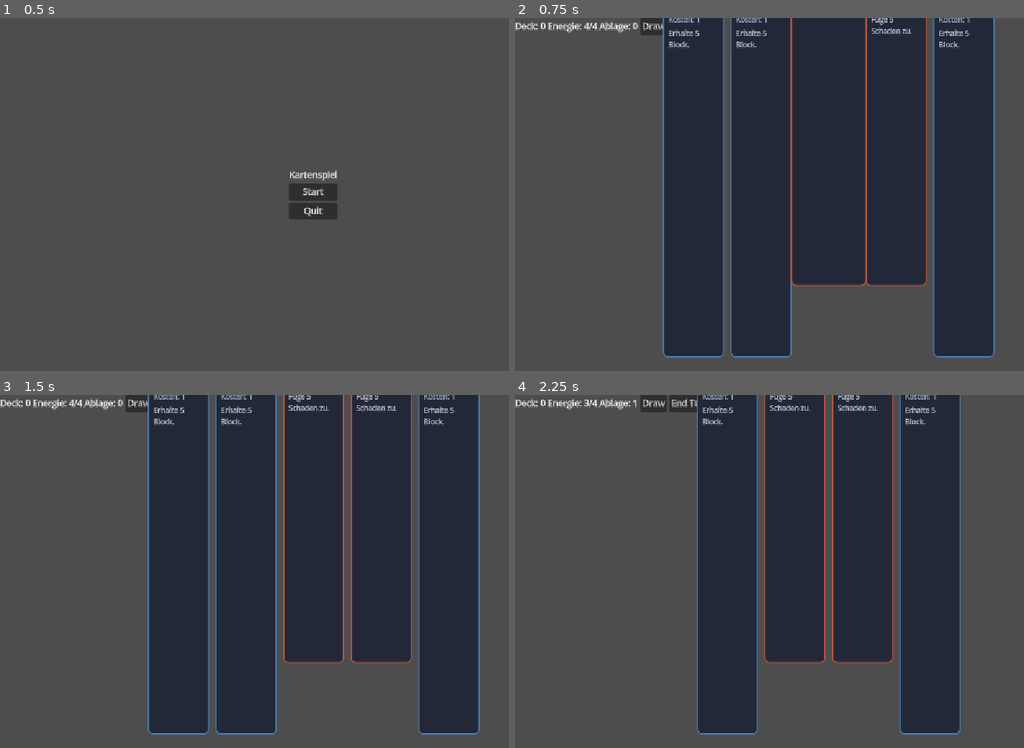
Above: before the commit, frames 1-4 (two rows, left to right).
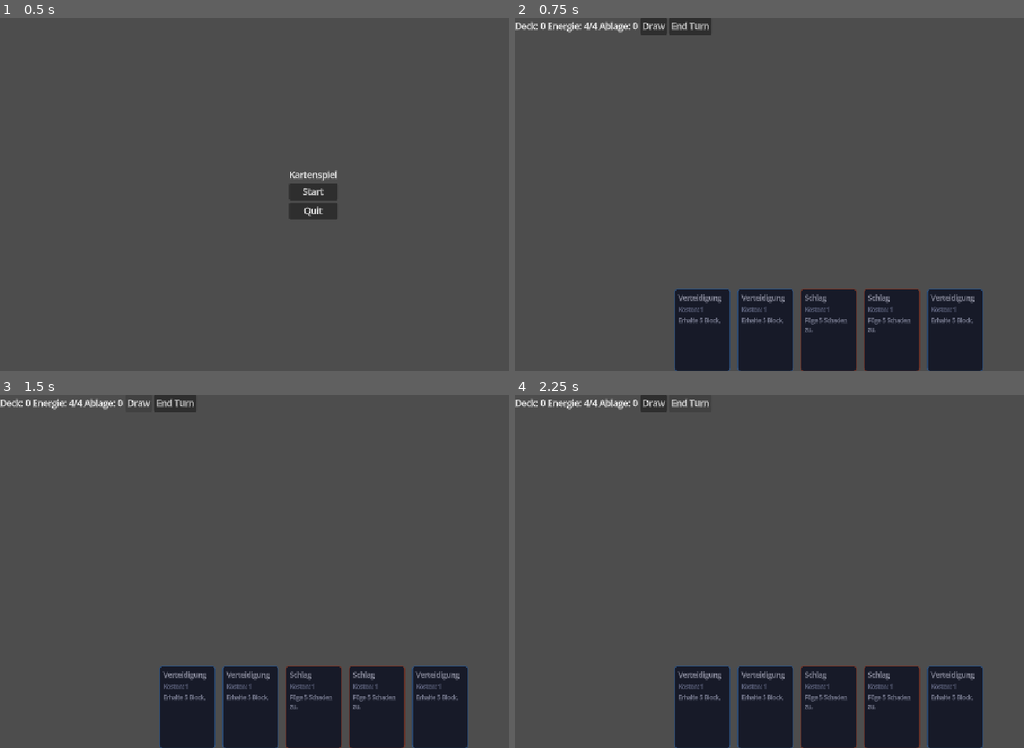
Above: after the commit, the same moments.

Repository: HelplessSneeker/Kartenspiel
Game: Godot game, scene res://scenes/ui/main_menu.tscn
The game is run twice, just before and just after one commit, with the same random seed, the same clock (stepped at 60 frames per second) and the same inputs.
Inputs:
- Up to frame 1 (0.5 s): no input
- Up to frame 2 (0.75 s): click "Start" at 0.5 s
- Up to frame 3 (1.5 s): click "Draw" at 1.25 s
- Up to frame 4 (2.25 s): click "End Turn" at 2 s

Frame 1 is identical in both runs. In frame 2, 57% of the frame differs, in the area x 28-95%, y 0-100%; in frame 3, 55%; in frame 4, 46%.

Commit message:
Feste Label-Breite zurueck: Karten waren ~690px hoch
Rolle einen Teil des letzten Commits zurueck. Das custom_minimum_size.x
auf TextLabel war kein Versehen, sondern ein Workaround - ich habe es
entfernt und damit das Problem zurueckgeholt, das es verhindert hat.

Ein Label mit autowrap meldet als Mindestbreite fast nichts, weil es
umbrechen kann. Godot rechnet die Mindesthoehe dann fuer diese winzige
Breite, also fuer maximal viele Zeilen: get_combined_minimum_size() gab
statt 190 rund 690 Pixel zurueck. hand.gd baut ihr Layout darauf auf,
also hingen die Karten ueber den halben Bildschirm.

Nebenwirkung war ausserdem, dass Karten unterschiedlich hoch wurden -
"Verteidigung" brach in zwei Zeilen um, "Schlag" nicht. Positioniert
werden aber alle nach _views[0].size, daher die versetzten Unterkanten.

Der echte Fehler im Original war nur, dass Label (120) und Karte (100)
nicht zusammenpassten. Jetzt: Karte 130x190, Labels 110 - exakt 110 plus
zweimal 10 content_margin aus dem Theme. Die Kopplung ist im Klassen-Doc
von card.gd dokumentiert, damit sie nicht nochmal wegoptimiert wird.

Breiter als vorher, damit "Verteidigung" in eine Zeile passt.

Co-Authored-By: Claude Opus 5 <noreply@anthropic.com>

Diff:
--- a/cards/card.gd
+++ b/cards/card.gd
@@ -1,5 +1,18 @@
 class_name CardView
 extends PanelContainer
+
+## Eine Karte auf der Hand.
+##
+## ACHTUNG, Kartenmasse haengen zusammen: die Labels in card.tscn haben
+## custom_minimum_size.x = 110, die Karte selbst 130 - das ist 110 plus die
+## zweimal 10 content_margin aus dem Theme. Diese Zahlen muessen zueinander
+## passen, und die Label-Breite darf nicht "aufgeraeumt" werden.
+##
+## Grund: ein Label mit autowrap meldet als Mindestbreite fast nichts, weil es
+## ja umbrechen kann. Godot rechnet die Mindesthoehe dann fuer genau diese
+## winzige Breite aus, also fuer maximal viele Zeilen. Ohne feste Label-Breite
+## meldet die Karte statt 190 rund 690 Pixel Hoehe - und hand.gd baut ihr
+## Layout auf genau diesem Wert auf.
 
 ## Wird gefeuert, wenn auf diese Karte geklickt wird.
 ## Die Karte selbst weiss nicht, was "spielen" bedeutet - das entscheidet game.gd.
--- a/cards/card.tscn
+++ b/cards/card.tscn
@@ -3,7 +3,7 @@
 [ext_resource type="Script" uid="uid://bs3yqbfecyowa" path="res://cards/card.gd" id="1_ivai2"]
 
 [node name="Card" type="PanelContainer" unique_id=514923645]
-custom_minimum_size = Vector2(112, 158)
+custom_minimum_size = Vector2(130, 190)
 theme_type_variation = &"Card"
 script = ExtResource("1_ivai2")
 
@@ -13,6 +13,7 @@
 
 [node name="NameLabel" type="Label" parent="VBoxContainer" unique_id=986834283]
 unique_name_in_owner = true
+custom_minimum_size = Vector2(110, 0)
 layout_mode = 2
 theme_type_variation = &"CardName"
 autowrap_mode = 3
@@ -24,6 +25,7 @@
 
 [node name="TextLabel" type="Label" parent="VBoxContainer" unique_id=1543716907]
 unique_name_in_owner = true
+custom_minimum_size = Vector2(110, 0)
 layout_mode = 2
 size_flags_vertical = 3
 theme_type_variation = &"CardText"
